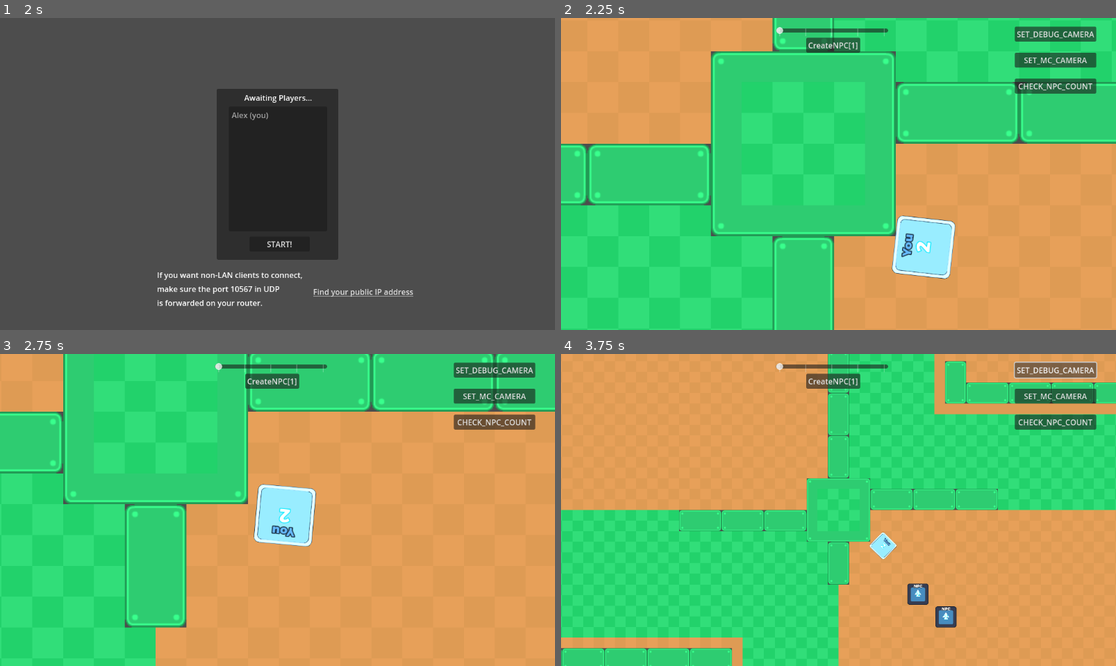
Above: before the commit, frames 1-4 (two rows, left to right).
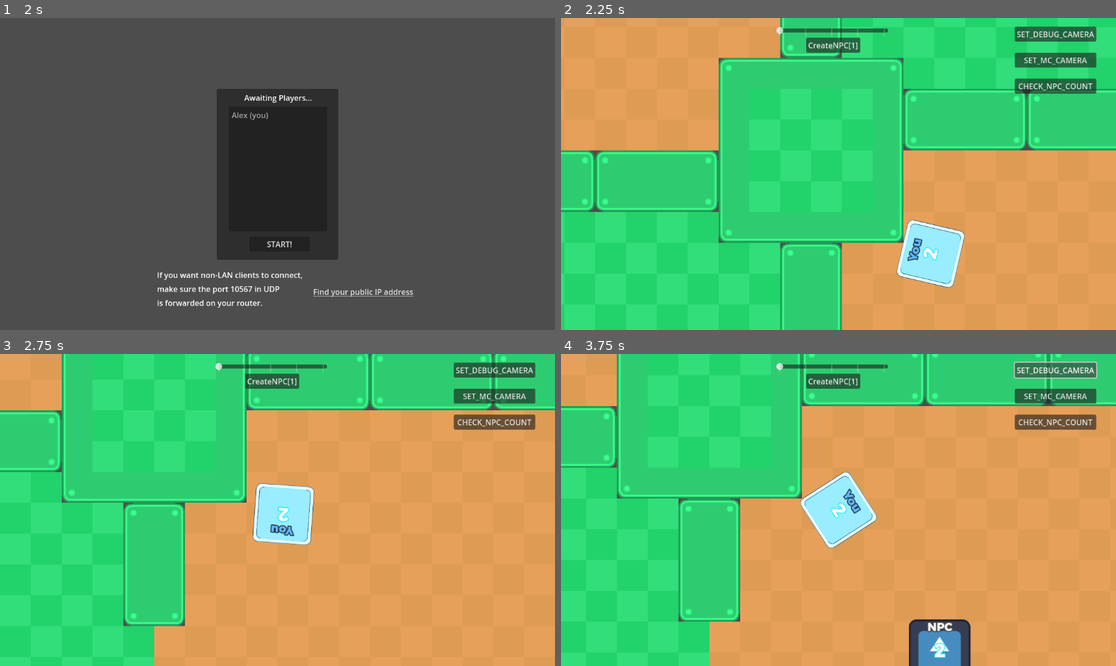
Above: after the commit, the same moments.

Repository: exidle/snake
Game: Godot game, scene res://scenes/lobby.tscn
The game is run twice, just before and just after one commit, with the same random seed, the same clock (stepped at 60 frames per second) and the same inputs. The engine's default icon, where the game draws it, is replaced by a stand-in: a white triangle on a blue panel in a dark square.
Inputs (mouse positions are in pixels of both pictures, inside the frame that each line leads up to):
- Up to frame 1 (2 s): click (255, 158) at 0.52 s; type "Alex" at 0.6 s; click "Host" at 1.25 s
- Up to frame 2 (2.25 s): click "START!" at 2 s
- Up to frame 3 (2.75 s): no input
- Up to frame 4 (3.75 s): click "CreateNPC[1]" at 2.75 s; click "SET_DEBUG_CAMERA" at 3.5 s

Frame 1 is identical in both runs. In frame 2, 11% of the frame differs, in the area x 0-100%, y 0-100%; in frame 3, 4.6%; in frame 4, 55%.

Commit message:
Interpolation

Diff:
--- a/logic/block.gd
+++ b/logic/block.gd
@@ -17,6 +17,7 @@
 var update_position_time: float = 0.
 
 func _ready() -> void:
+	get_tree().physics_interpolation = true
 	pre_start_configure_debug()
 	update_text_label()
 
@@ -27,6 +28,7 @@
 		$DebugLabel.visible = false
 
 func block_init(block_parent: CharacterBody2D, block_value, tree_node) -> void:
+	reset_physics_interpolation()
 	assert(block_parent != null)
 	self.reparent(tree_node)
 	self.global_position = block_parent.global_position
@@ -69,7 +71,9 @@
 			velocity *= 0.
 		if get_total_distance() > BETWEEN_BLOCKS_DISTANCE + 20:
 			velocity *= 2.
+		## To avoid a following block stop because of collision
 		if get_total_distance() > BETWEEN_BLOCKS_DISTANCE + 40:
+			reset_physics_interpolation()
 			global_position = parent_block.global_position
 			parent_block.clear_stored_positions()
 		rotation = lerp_angle(rotation, -vd.angle_to(Vector2.UP), delta * 6.0)
--- a/project.godot
+++ b/project.godot
@@ -78,7 +78,9 @@
 
 [physics]
 
+common/physics_jitter_fix=0.0
 2d/default_gravity_vector=Vector2(0, 0)
+common/physics_interpolation=true
 
 [rendering]
 
